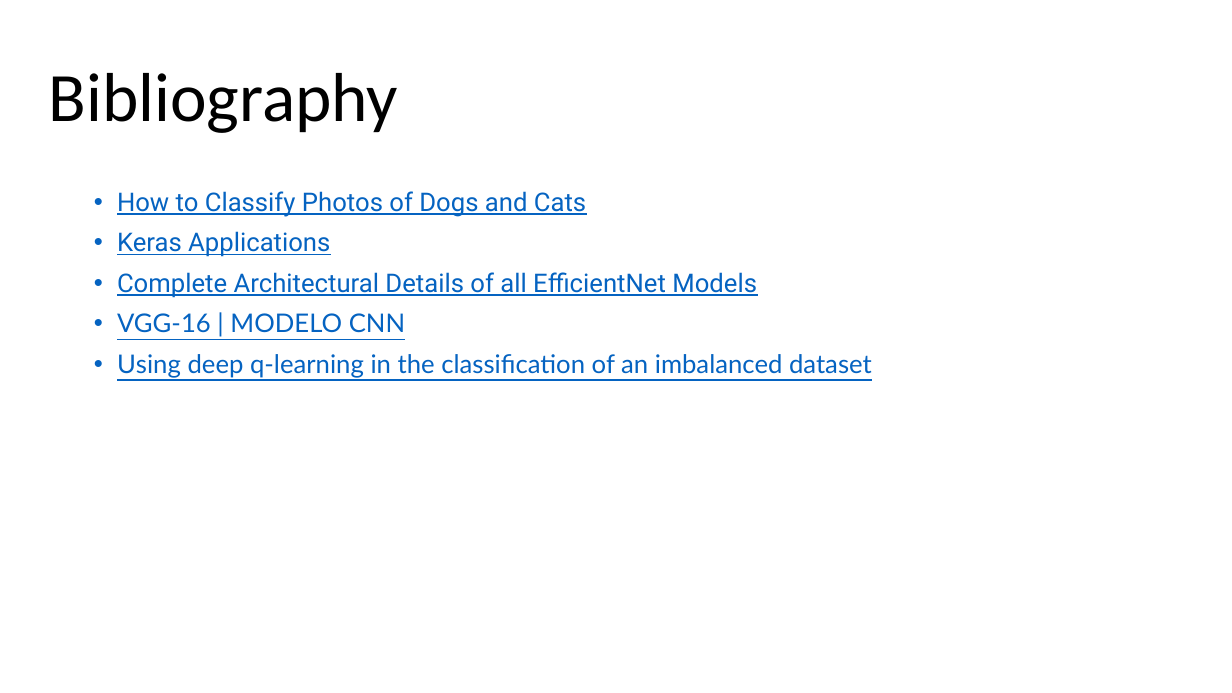
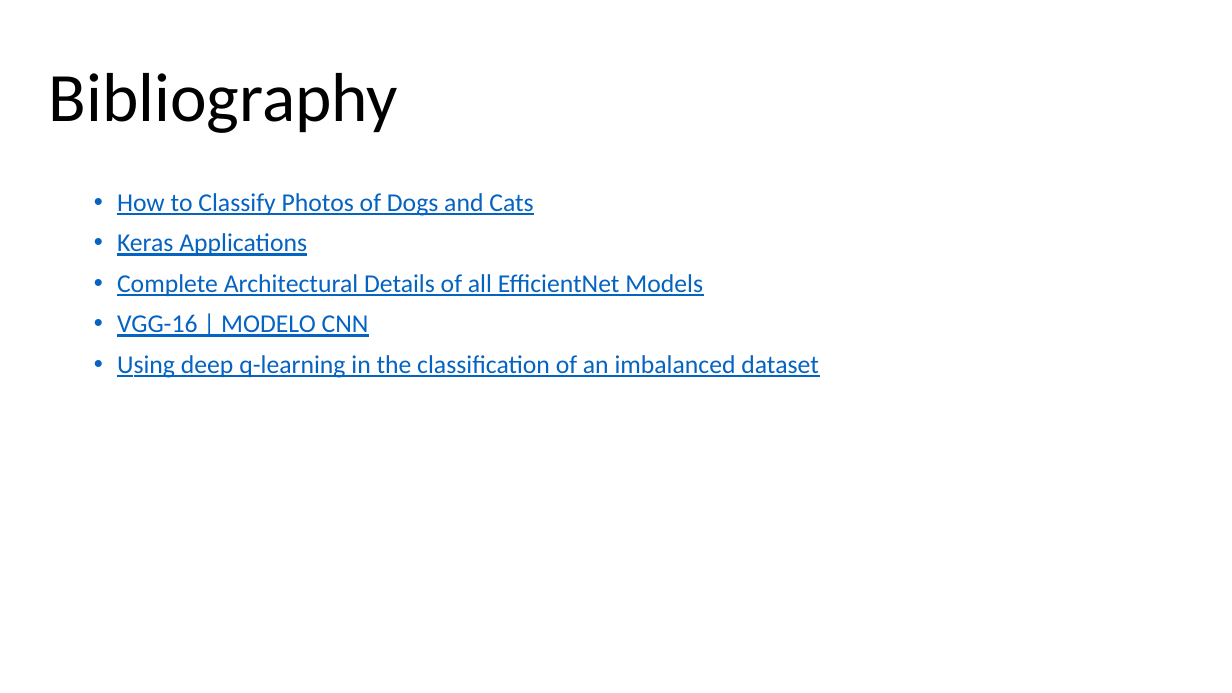
Before and after one commit to lirielly/Advanced-Topics-in-Artificial-Intelligence, a slide deck: slide 14 of TAIA - Image Classification.pptx (slide 12 before the commit). Drawn at 1232x693 pixels with LibreOffice and Linux fonts; fonts in the diff are those of the drawing. Boxes give left, top, right and bottom in pixels: in the first picture for what was removed or moved away, otherwise in the second. Text is boxed around its words. In the diff, an @@ line names an element or a change of style, - is before the commit and + after.

```diff
--- a/TAIA - Image Classification.pptx
+++ b/TAIA - Image Classification.pptx
@@ text "How to Classify Photos of ..." at bbox=[117, 193, 818, 378]: font Roboto to Calibri in "How to Classify Photos of Dogs and ...", "Keras Applications", "Complete Architectural Details of all EfficientNet Models"; font Lato to Calibri in "VGG-16 | MODELO CNN", "Using deep q-learning in the classification of ..." @@
```
Also in this commit, not shown: 2 other slides changed, 3 slides added, 1 slide removed, 3 other files.
